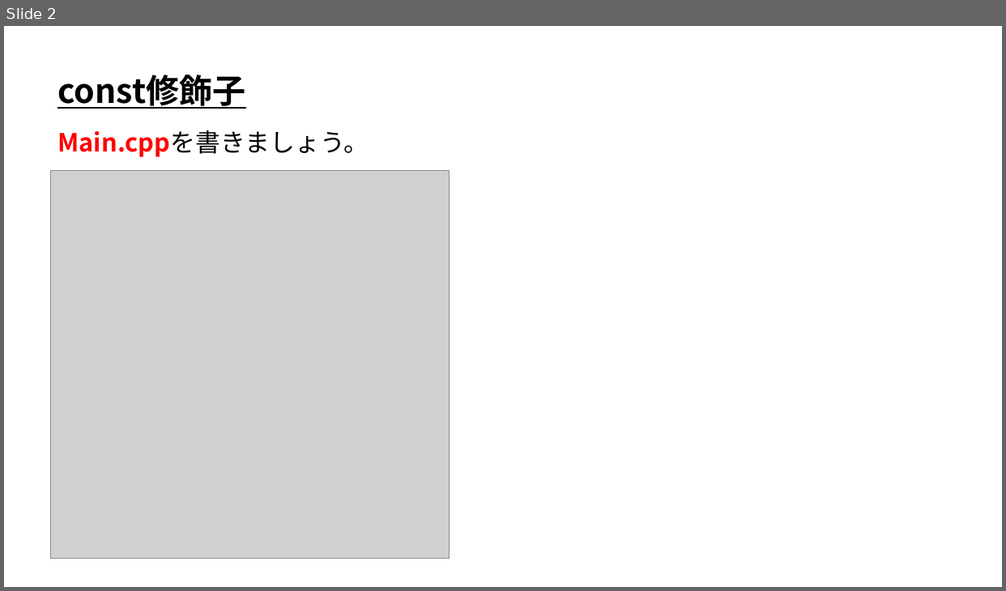
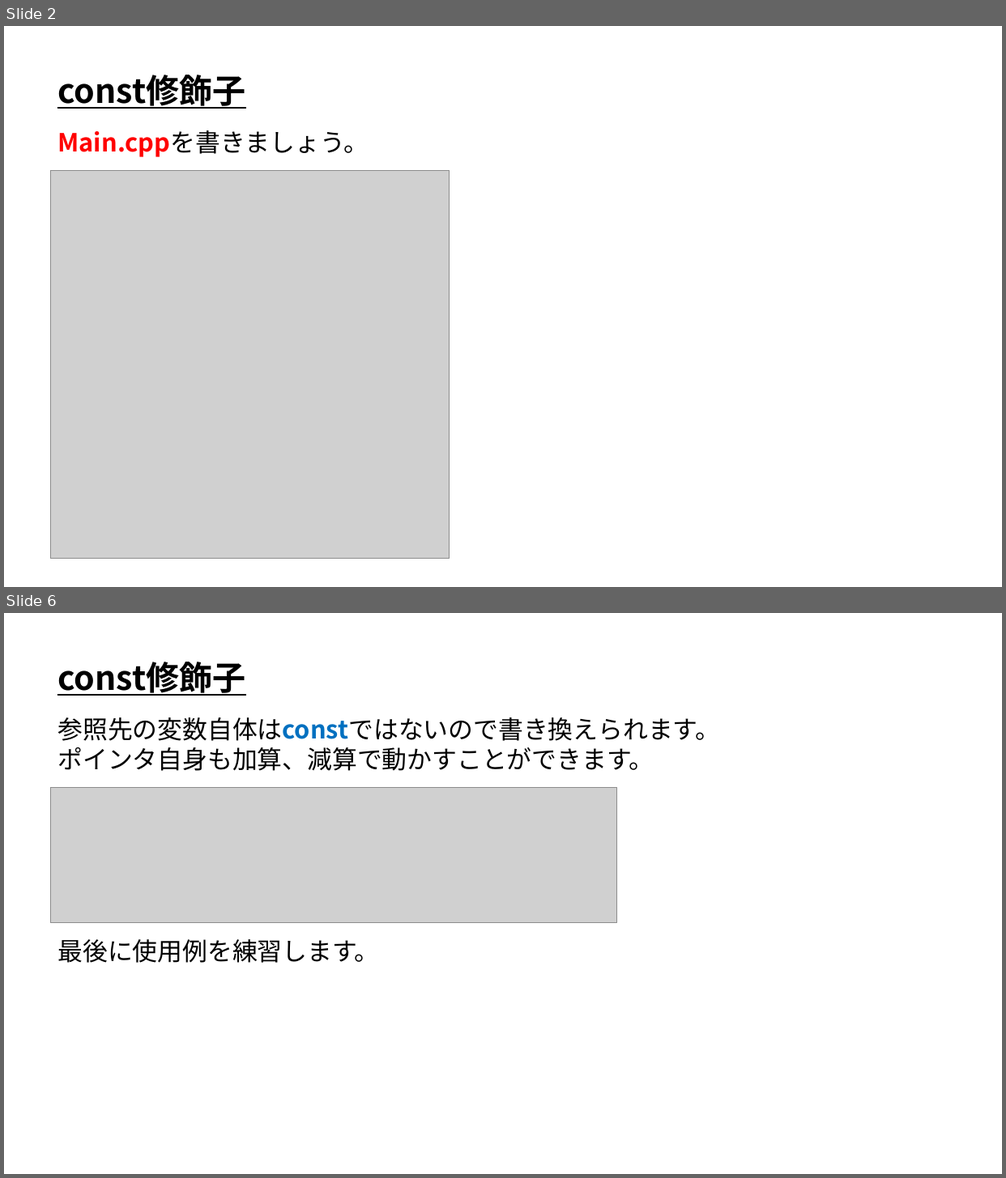
Before and after one commit to ArakiYusuke-Ohara/Textbook, a slide deck: ゲーム科1年/00_前期/プログラミングⅡ/18_const修飾子.pptx. Shown one above the other, each under a label of ours: slide 2 before the commit, slides 2 and 6 after it; the slides between them are not shown. The pictures are 1006x591 and 1006x1178 pixels, drawn with LibreOffice and Linux fonts; fonts in the diff are those of the drawing; grey boxes stand for pictures. Boxes give left, top, right and bottom in pixels: in the first picture for what was removed or moved away, otherwise in the second. Text is boxed around its words. In the diff, an @@ line names an element or a change of style, - is before the commit and + after.

```diff
--- a/ゲーム科1年/00_前期/プログラミングⅡ/18_const修飾子.pptx
+++ b/ゲーム科1年/00_前期/プログラミングⅡ/18_const修飾子.pptx
@@ slide 6 added at <box>4,613,1002,1174</box>, background #FFFFFF @@
@@ text added at <box>57,662,245,696</box>, 32 pt, text #000000, bold, underline @@
+const修飾子
@@ text added at <box>57,717,720,771</box>, 24 pt, text #000000 @@
+参照先の変数自体はconstではないので書き換えられます。
+ポインタ自身も加算、減算で動かすことができます。
@@ picture added at <box>50,787,617,923</box> @@
@@ text added at <box>57,939,379,963</box>, 24 pt, text #000000 @@
+最後に使用例を練習します。
```
Also in this commit, not shown: 3 slides changed, 5 other slides added, 1 other file.
